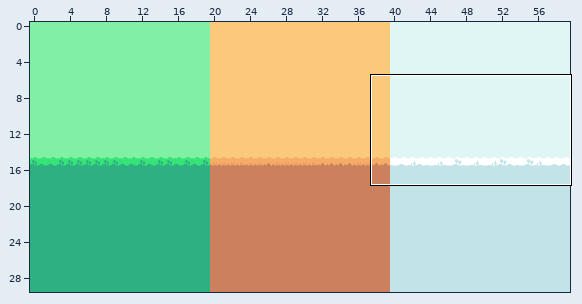
Two states of a Tiled map (JSON), assets/start-end-background.tmj. The picture above shows the old version from afar; the outline marks the close-up.
Close-up. First the earlier version:
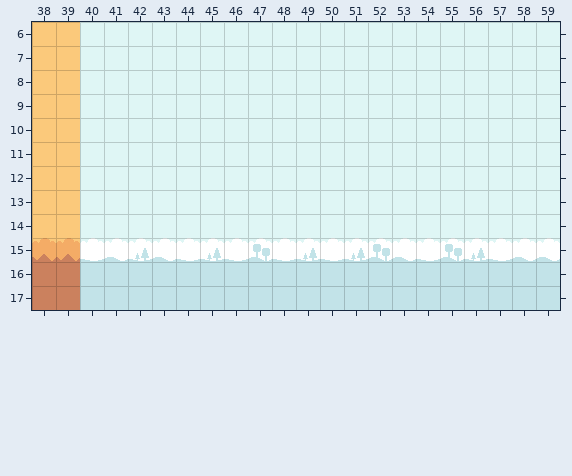
Cells are 24x24 px. Shown: x 38..59, y 6..17. The commit also changed other parts of the map, which this record leaves out.
Now the later version:
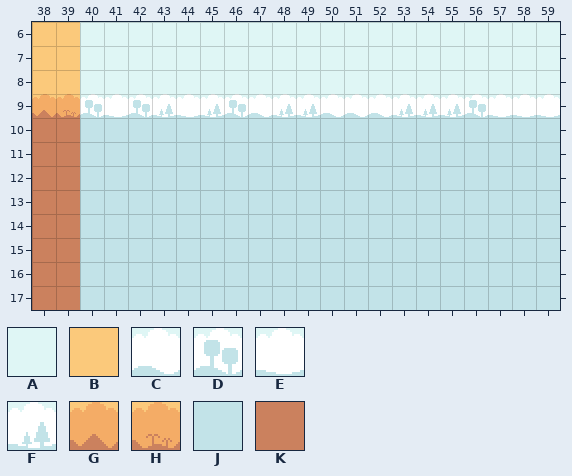
Key: from "background_tilemap_packed": A 0, B 4, C 8, D 9, E 10, F 11, G 12, H 13, J 19, K 20.
_ is an empty cell.
Diff:
Layer "Background":
y 9: x 38..59 BBAAAAAAAAAAAAAAAAAAAA -> GHDEDFEFDCFFCCCFFFDEEE
y 10..14: x 38..59 BBAAAAAAAAAAAAAAAAAAAA -> KKJJJJJJJJJJJJJJJJJJJJ
y 15: x 38..59 GGECFCEFEDEFEFDCEDFECC -> KKJJJJJJJJJJJJJJJJJJJJ
Where, in picture pixels (left, top, right, bottom), the same in both close-ups:
changed: (32, 94, 560, 261)
